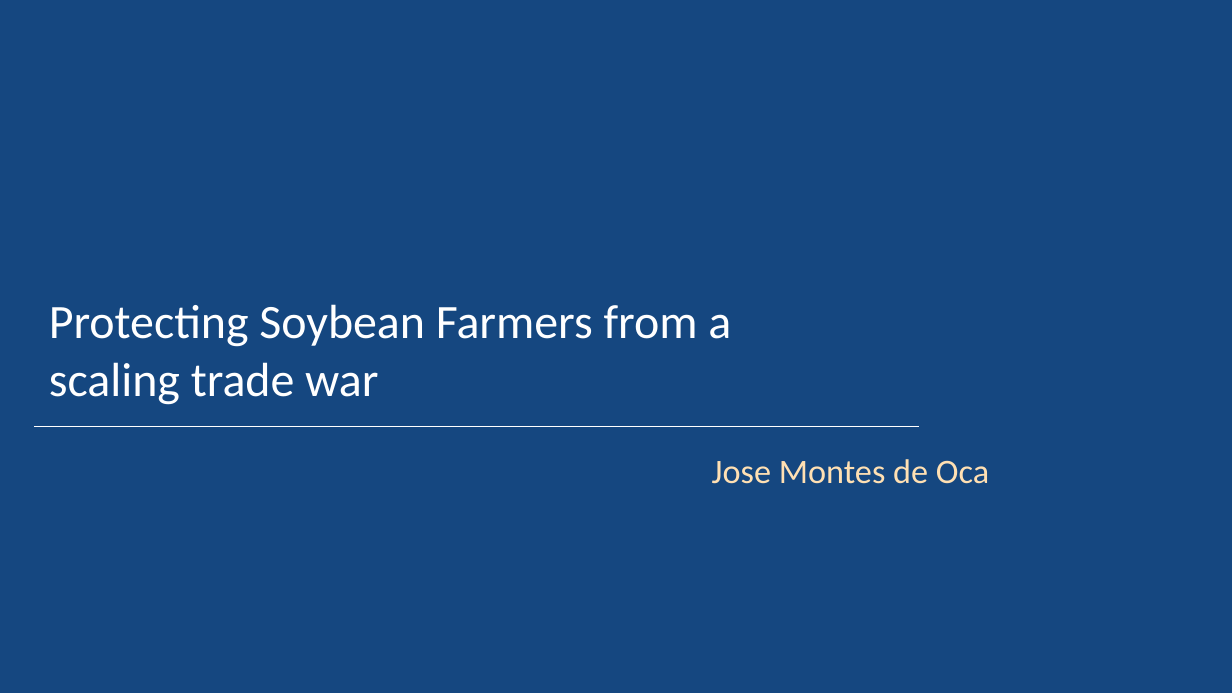
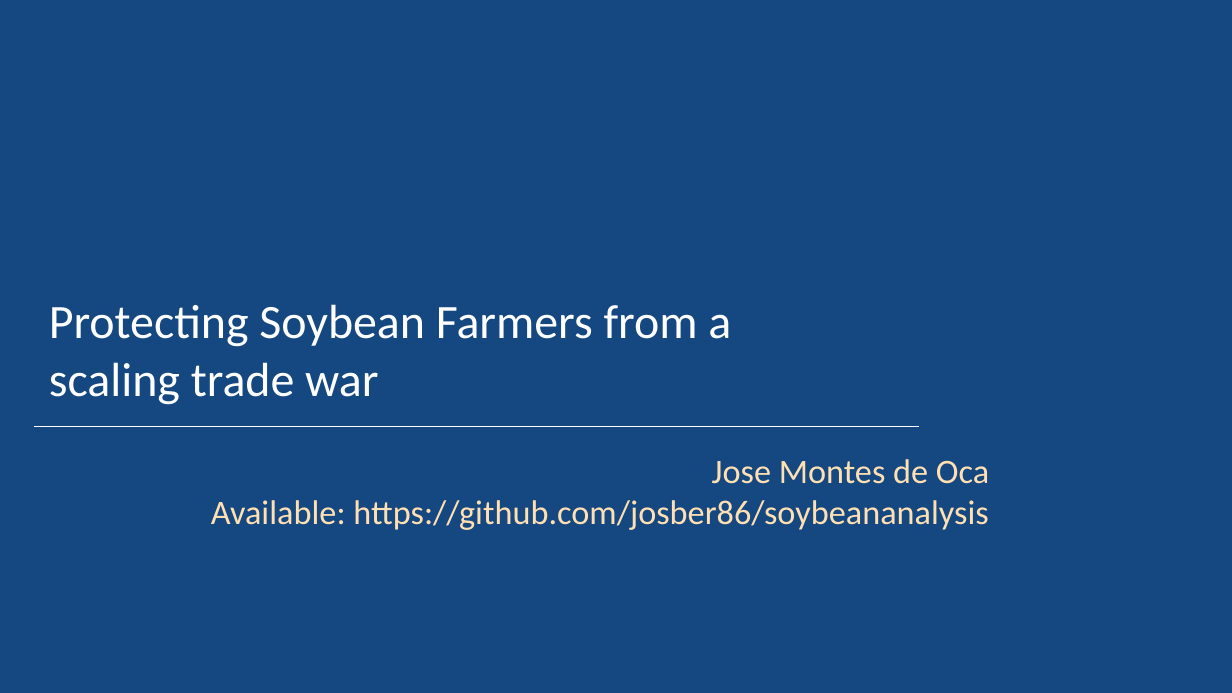
Before and after one commit to josber86/soybeananalysis, a slide deck: slide 1 of Protecting Soybean Farmers from a scaling trade war.pptx. Drawn at 1232x693 pixels with LibreOffice and Linux fonts; fonts in the diff are those of the drawing; background and template pictures are left out. Boxes give left, top, right and bottom in pixels: in the first picture for what was removed or moved away, otherwise in the second. Text is boxed around its words. In the diff, an @@ line names an element or a change of style, - is before the commit and + after.

Commit message:
Adding repository name to PPTX slide

```diff
--- a/Protecting Soybean Farmers from a scaling trade war.pptx
+++ b/Protecting Soybean Farmers from a scaling trade war.pptx
@@ subtitle at [211,500,988,530]: paragraph added @@
+Available: https://github.com/josber86/soybeananalysis
```
